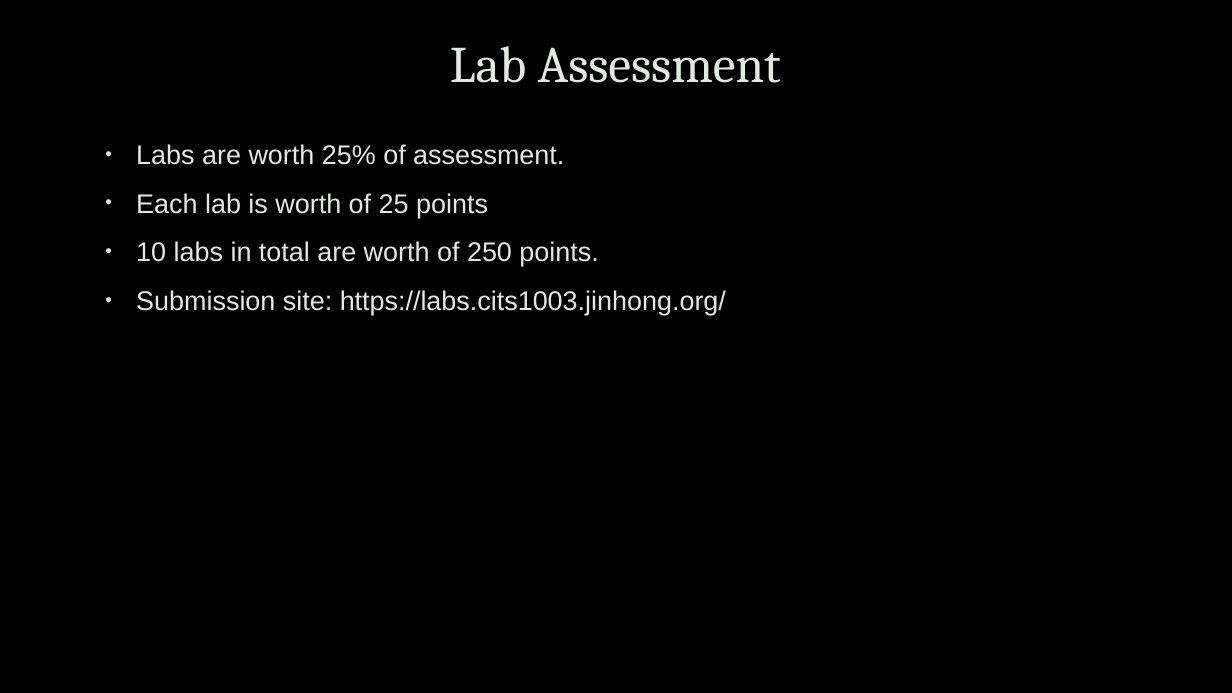
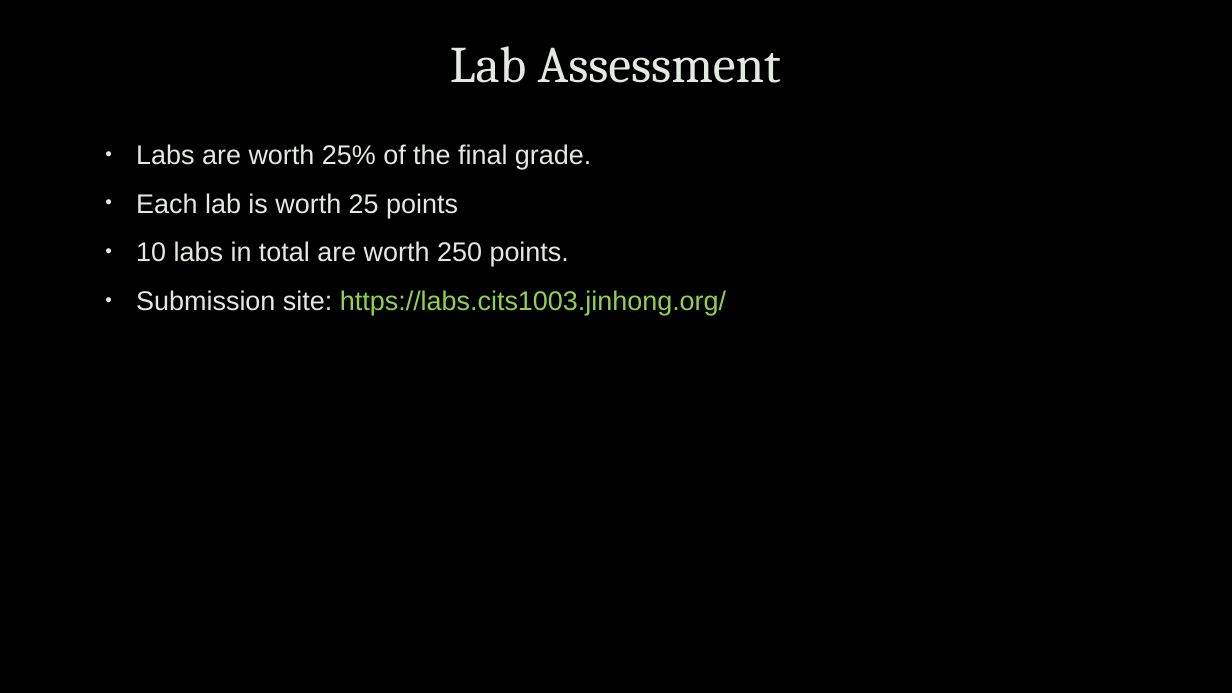
Before and after one commit to uwacyber/cits1003, a slide deck: slide 19 of cits1003-lecture_slides/CITS1003-0 Overview.pptx (slide 18 before the commit). Drawn at 1232x693 pixels with LibreOffice and Linux fonts; fonts in the diff are those of the drawing; background and template pictures are left out. Boxes give left, top, right and bottom in pixels: in the first picture for what was removed or moved away, otherwise in the second. Text is boxed around its words. In the diff, an @@ line names an element or a change of style, - is before the commit and + after.

```diff
--- a/cits1003-lecture_slides/CITS1003-0 Overview.pptx
+++ b/cits1003-lecture_slides/CITS1003-0 Overview.pptx
@@ text at (x1=136, y1=144, x2=591, y2=266): text changed @@
-• Labs are worth 25% of assessment.
-• Each lab is worth of 25 points
-• 10 labs in total are worth of 250 points.
+• Labs are worth 25% of the final grade.
+• Each lab is worth 25 points
+• 10 labs in total are worth 250 points.
@@ text at (x1=136, y1=290, x2=726, y2=315): text colour #E4E8E2 to #92D050 in "https://labs.cits1003.jinhong.org/" @@
```
Also in this commit, not shown: 29 other slides changed, 1 slide added, 1 slide removed.
